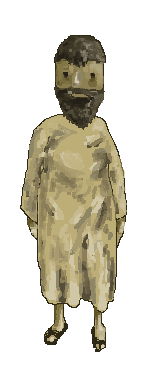
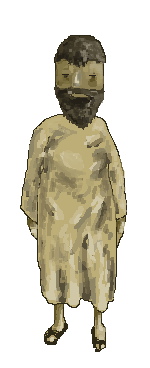
The second 150x368 image is a revision of the first. Changes to its layers:
added layer "Layer 4 copy" above "Layer 4" over [62, 72, 96, 78]
hid "Layer 4" over [62, 72, 96, 78]
hid "Layer 0" over [62, 72, 96, 78]
